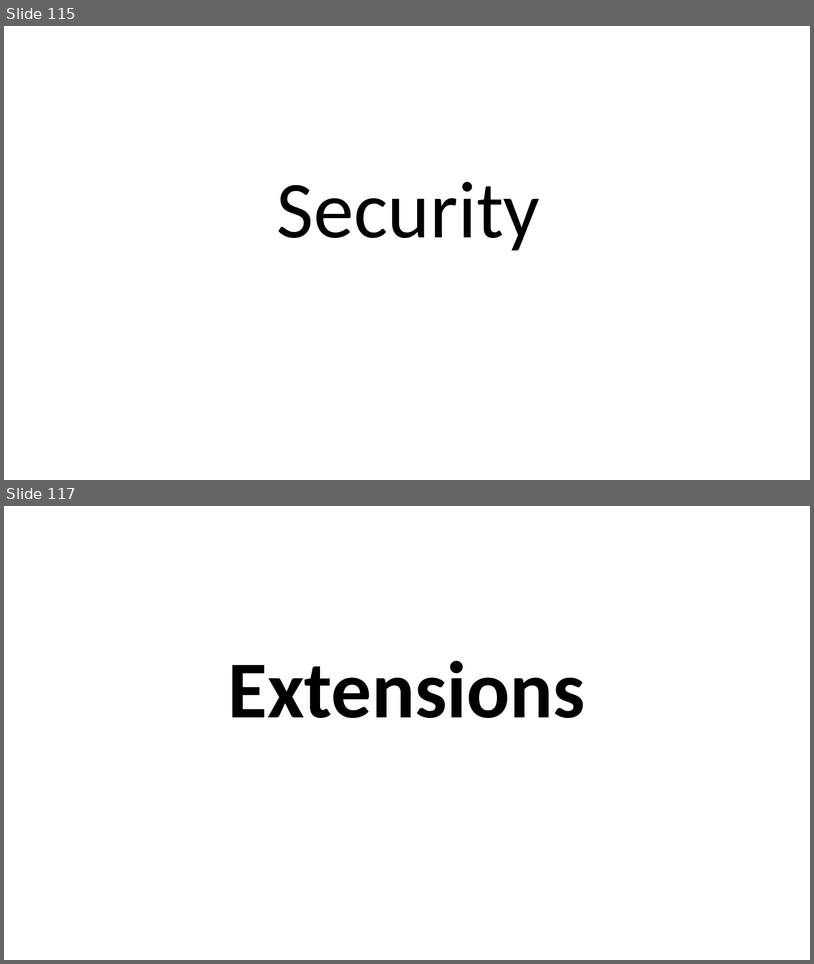
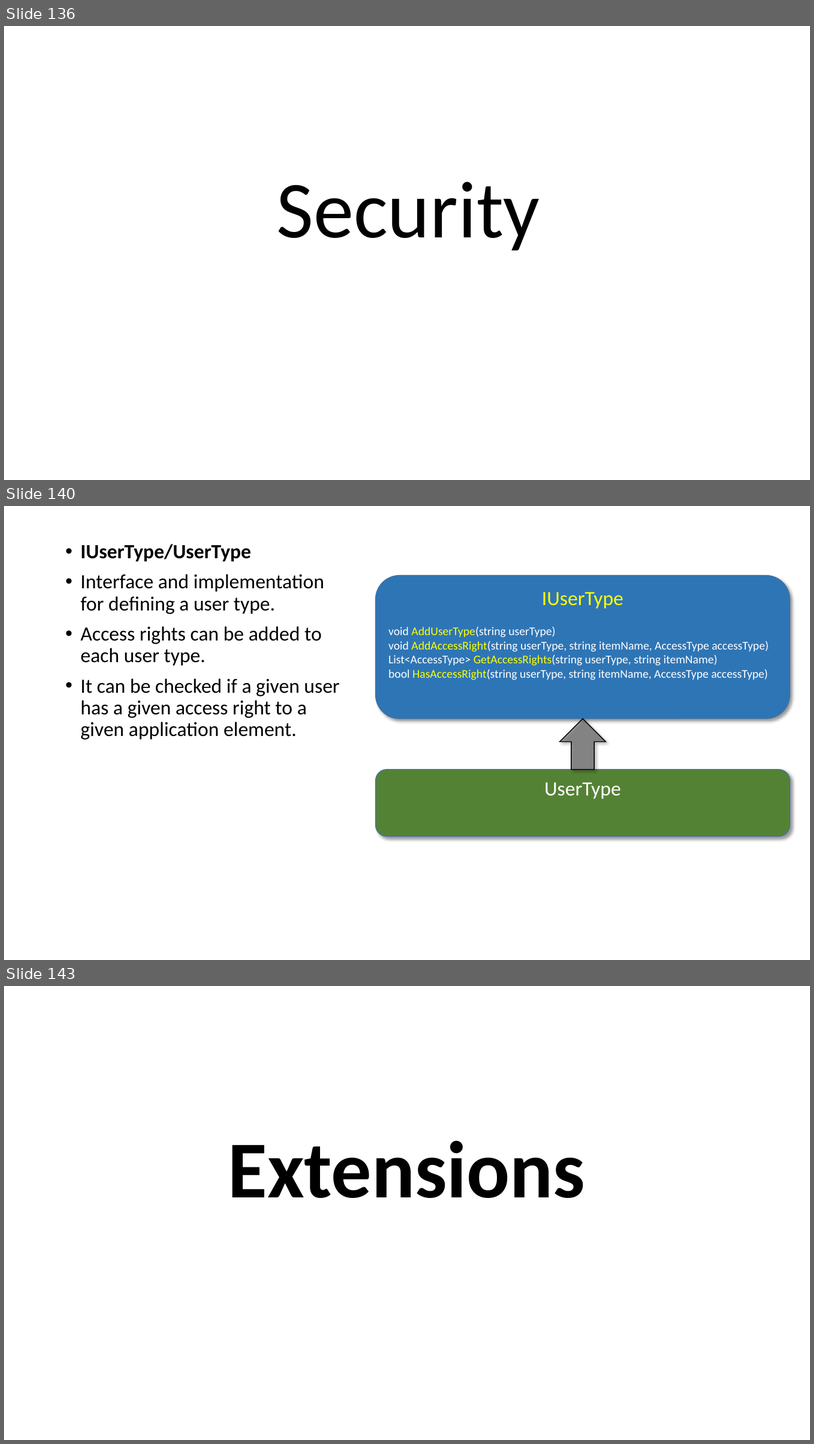
Before and after one commit to perl-easj/Teaching-materials, a slide deck: CSharpProgramming/Presentations/MVVMStarter Class Library.pptx. Shown one above the other, each under a label of ours: slides 115 and 117 before the commit, slides 136, 140 and 143 after it; the slides between them are not shown. The pictures are 814x964 and 814x1444 pixels, drawn with LibreOffice and Linux fonts; fonts in the diff are those of the drawing. Boxes give left, top, right and bottom in pixels: in the first picture for what was removed or moved away, otherwise in the second. Text is boxed around its words. In the diff, an @@ line names an element or a change of style, - is before the commit and + after.

```diff
--- a/CSharpProgramming/Presentations/MVVMStarter Class Library.pptx
+++ b/CSharpProgramming/Presentations/MVVMStarter Class Library.pptx
@@ slide 140 added at bbox=[4, 506, 810, 960], background #FFFFFF @@
@@ text added at bbox=[81, 544, 339, 739], 24 pt, text #000000 @@
+• IUserType/UserType
+• Interface and implementation for defining a user type.
+• Access rights can be added to each user type.
+• It can be checked if a given user has a given access right to a given application element.
@@ rounded rectangle added at bbox=[376, 576, 791, 719], fill #2E75B6, outline #43739E 1 pt, 14 pt, text #FFFFFF @@
+IUserType
+void AddUserType(string userType)
+void AddAccessRight(string userType, string itemName, AccessType accessType)
+List<AccessType> GetAccessRights(string userType, string itemName)
+bool HasAccessRight(string userType, string itemName, AccessType accessType)
@@ right arrow added at bbox=[560, 718, 606, 769], fill #595959 at 60% opacity, outline #000000 1 pt @@
@@ rounded rectangle added at bbox=[376, 769, 791, 835], fill #548235, outline #43739E 1 pt, 24 pt, text #FFFFFF @@
+UserType
@@ what was slide 115 is now slide 136 @@
@@ what was slide 117 is now slide 143 @@
```
Also in this commit, not shown: 1 slide changed, 49 other slides added, 7 slides removed, 1 other file.
